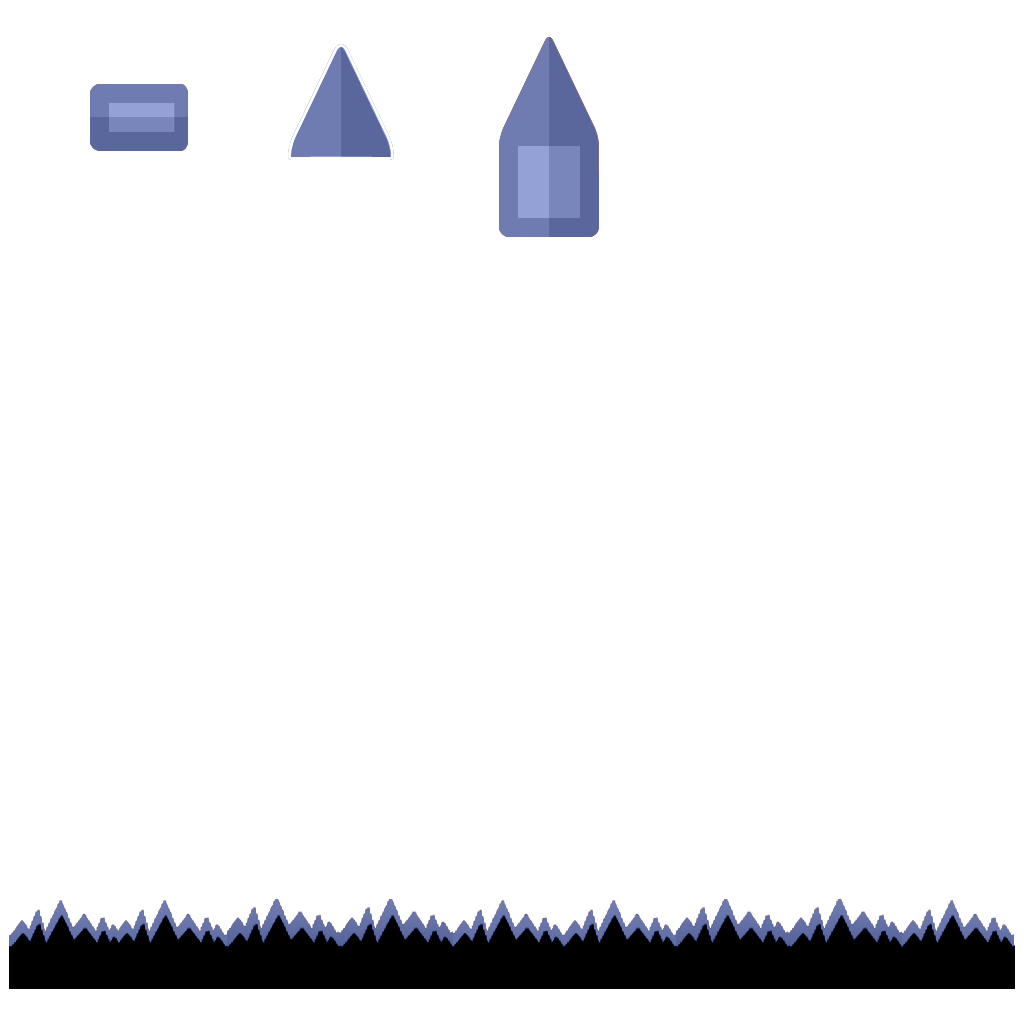
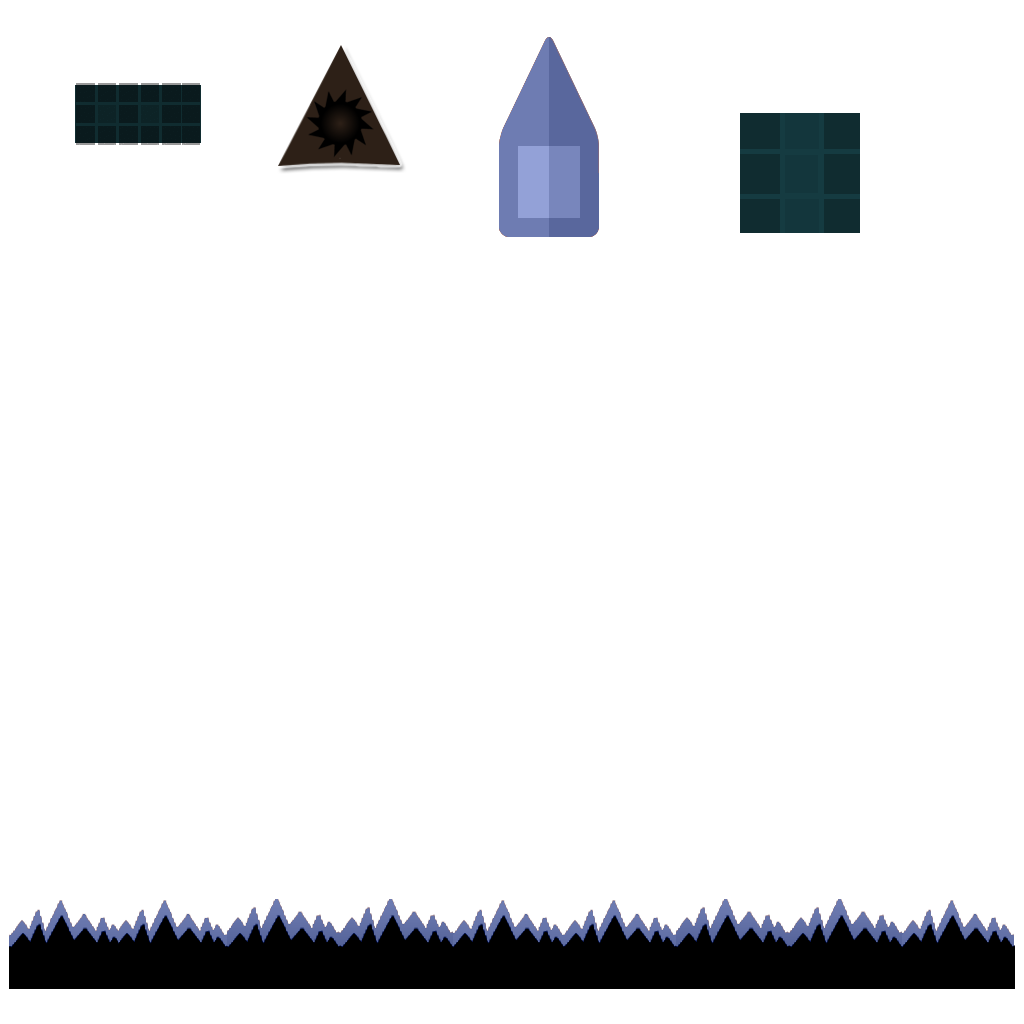
Revision of a layered 1024 × 1024 image; what changed, layer by layer:
renamed "Layer 6" to "Layer 23", moved it above "Layer 30 copy 2", painted on it over bbox(278, 44, 406, 174)
renamed "Layer 7" to "Layer 30 copy 2", moved it above "Layer 14", painted on it over bbox(75, 83, 201, 145)
removed layer "Layer 5" over bbox(90, 103, 188, 151)
added layer "Layer 14" above "Layer 8" over bbox(740, 113, 860, 233)
"Layer 8": blend color → normal, painted on it over bbox(75, 44, 860, 233)
